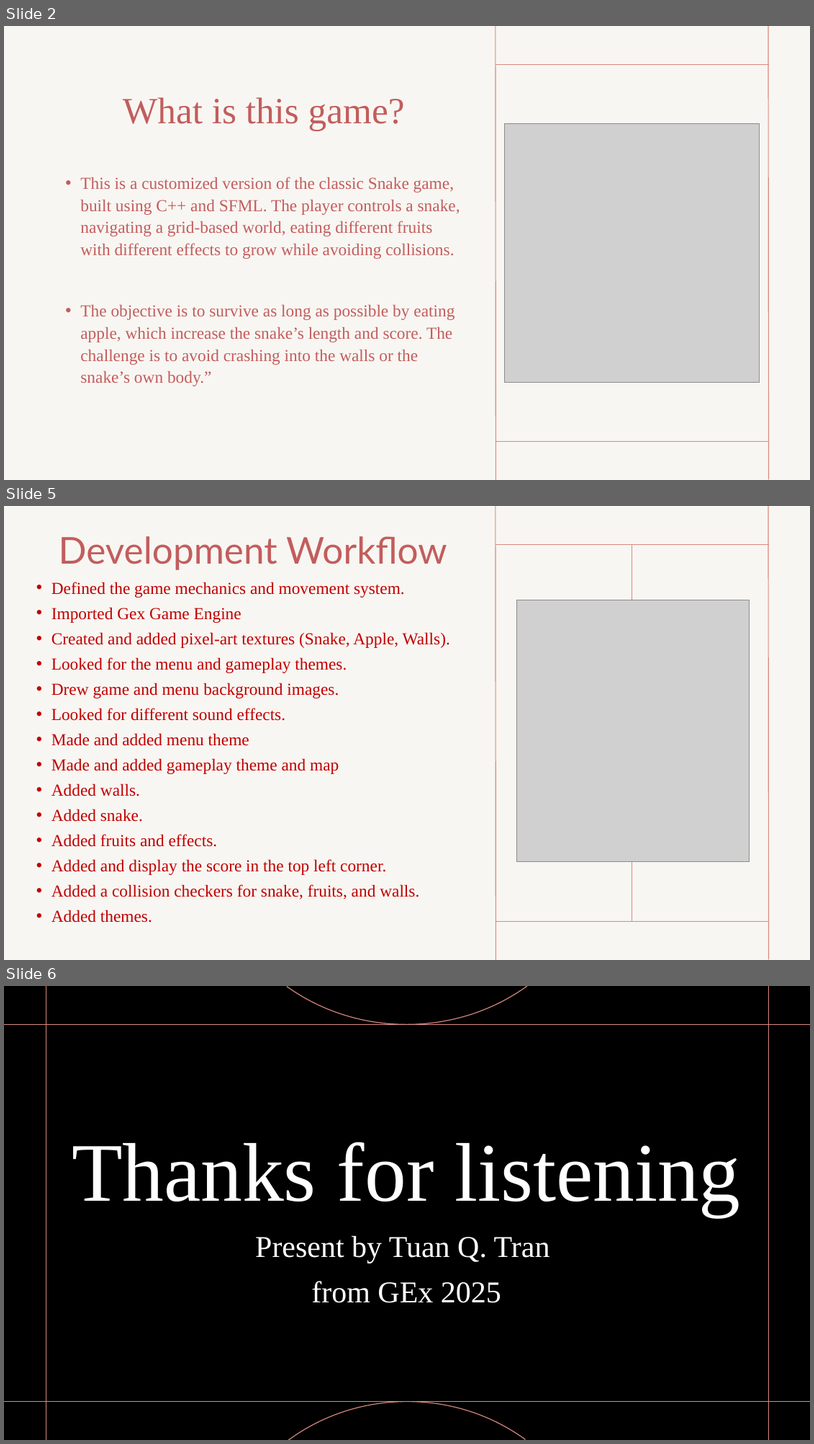
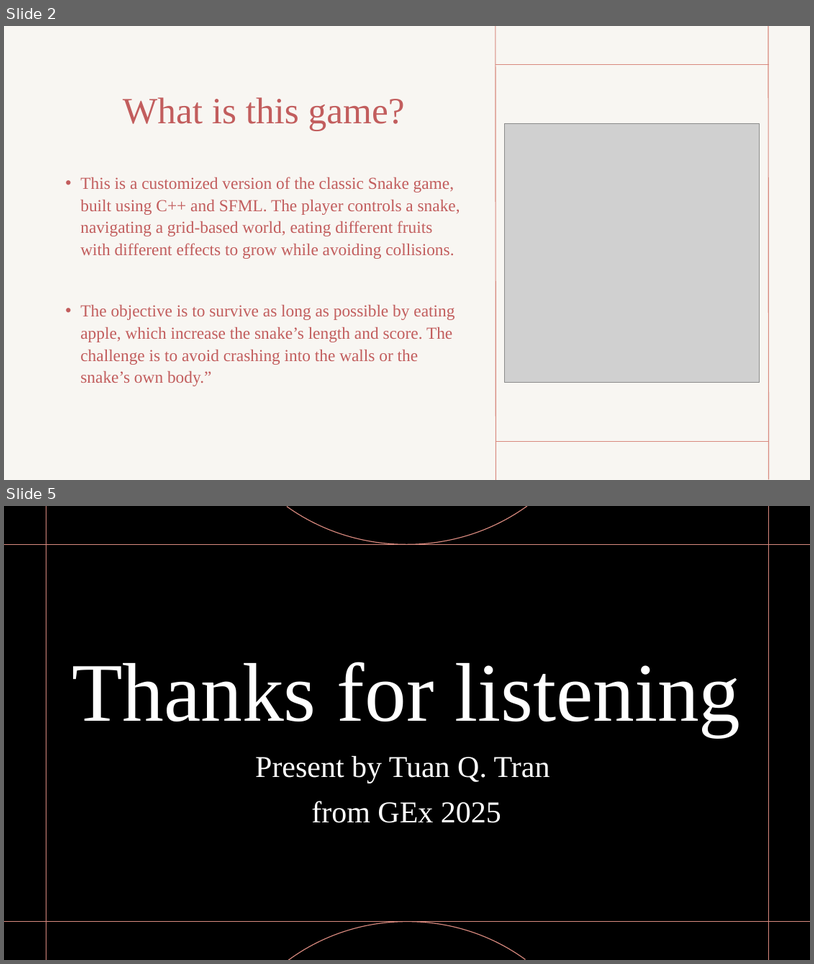
Before and after one commit to tuantranquang0607/GEx2025-Capstone-Project, a slide deck: Documents/Snappy Snake FINAL Presentation.pptx. Shown one above the other, each under a label of ours: slides 2, 5 and 6 before the commit, slides 2 and 5 after it; the slides between them are not shown. The pictures are 814x1444 and 814x964 pixels, drawn with LibreOffice and Linux fonts; fonts in the diff are those of the drawing; grey boxes stand for pictures; background and template pictures are left out. Boxes give left, top, right and bottom in pixels: in the first picture for what was removed or moved away, otherwise in the second. Text is boxed around its words. In the diff, an @@ line names an element or a change of style, - is before the commit and + after.

```diff
--- a/Documents/Snappy Snake FINAL Presentation.pptx
+++ b/Documents/Snappy Snake FINAL Presentation.pptx
@@ slide 5 removed at bbox=[4, 506, 810, 960], background #FFFFFF @@
@@ rectangle removed at bbox=[4, 506, 810, 960] @@
@@ rectangle removed at bbox=[4, 507, 810, 960] @@
@@ text removed at bbox=[59, 536, 447, 570] @@
-Development Workflow
@@ text removed at bbox=[52, 582, 450, 922] @@
-• Defined the game mechanics and movement system.
-• Imported Gex Game Engine
-• Created and added pixel-art textures (Snake, Apple, Walls).
-• Looked for the menu and gameplay themes.
-• Drew game and menu background images.
-• Looked for different sound effects.
-• Made and added menu theme
-• Made and added gameplay theme and map
-• Added walls.
-• Added snake.
-• Added fruits and effects.
-• Added and display the score in the top left corner.
-• Added a collision checkers for snake, fruits, and walls.
-• Added themes.
@@ picture removed at bbox=[517, 600, 750, 862] @@
@@ group removed at bbox=[4, 506, 810, 960]: 4 lines, 2 freeform shapes @@
@@ group removed at bbox=[496, 506, 769, 960]: 5 lines @@
@@ what was slide 6 is now slide 5 @@
```
Also in this commit, not shown: 3 slides changed, 23 other files.
